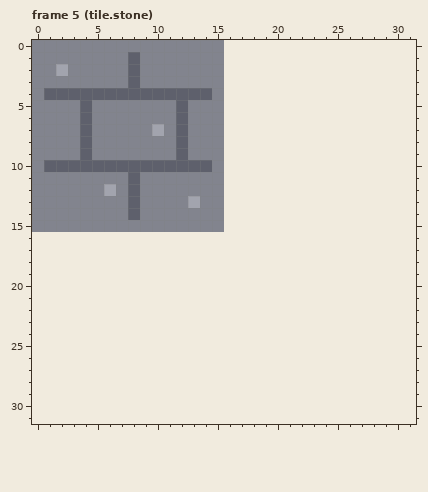
Two versions of one pixel-art file, build/aseprite/tiles.aseprite. Above: the version before the commit.
16x16 pixels, 5 frames. Shown: frame 5 (tile.stone). The old version is drawn lined up with the new one, on the new canvas. The commit also changed other frames, which this record leaves out.
Once edited:
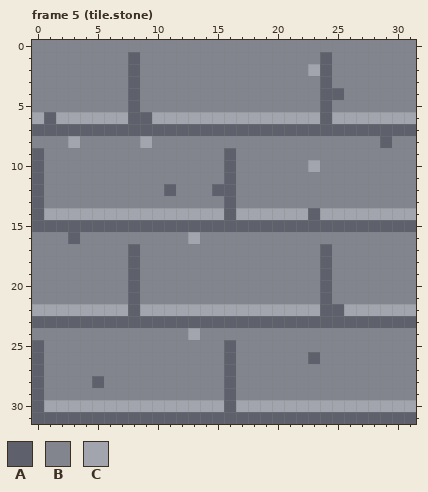
Palette (. is transparent): A #5e606c  B #82848e  C #a2a4ae
Difference:
canvas 16x16 -> 32x32
Frame 5 (tile.stone):
Colour A now appears in rows 1 to 3 at x 24; in row 4 at x 24 to 25; in rows 5 to 6 at x 24; in row 7 at x 16 to 31; in row 8 at x 29; in rows 9 to 13 at x 16.
Colour A now appears in row 14 at x 16 and 23; in row 15 at x 16 to 31; in row 16 at x 3; in rows 17 to 21 at x 8 and 24; in row 22 at x 8 and 24 to 25; in row 23 at x 0 to 31.
Colour A now appears in row 25 at x 0 and 16; in row 26 at x 0, 16 and 23; in row 27 at x 0 and 16; in row 28 at x 0, 5 and 16; in rows 29 to 30 at x 0 and 16; in row 31 at x 0 to 31.
The author changed colour B to colour A in row 5 at x 8; in row 6 at x 1 and 8 to 9; in row 7 at x 0 to 3, 5 to 9, 11 and 13 to 15; in rows 9 to 11 at x 0; in row 12 at x 0, 11 and 15; in rows 13 to 14 at x 0.
The author changed colour B to colour A in row 15 at x 0 to 15.
The author changed colour C to colour A in row 7 at x 10.
Colour B now appears in row 0 at x 16 to 31; in row 1 at x 16 to 23 and 25 to 31; in row 2 at x 16 to 22 and 25 to 31; in row 3 at x 16 to 23 and 25 to 31; in row 4 at x 16 to 23 and 26 to 31; in row 5 at x 16 to 23 and 25 to 31.
Colour B now appears in row 8 at x 16 to 28 and 30 to 31; in row 9 at x 17 to 31; in row 10 at x 17 to 22 and 24 to 31; in rows 11 to 13 at x 17 to 31; in row 16 at x 0 to 2, 4 to 12 and 14 to 31; in rows 17 to 21 at x 0 to 7, 9 to 23 and 25 to 31.
Colour B now appears in row 24 at x 0 to 12 and 14 to 31; in row 25 at x 1 to 15 and 17 to 31; in row 26 at x 1 to 15, 17 to 22 and 24 to 31; in row 27 at x 1 to 15 and 17 to 31; in row 28 at x 1 to 4, 6 to 15 and 17 to 31; in row 29 at x 1 to 15 and 17 to 31.
The author changed colour A to colour B in row 4 at x 1 to 7 and 9 to 14; in row 5 at x 4 and 12; in rows 8 to 9 at x 4 and 12; in row 10 at x 1 to 14; in rows 11 to 13 at x 8.
The author changed colour C to colour B in row 2 at x 2; in row 12 at x 6; in row 13 at x 13.
Colour C now appears in row 2 at x 23; in row 6 at x 16 to 23 and 25 to 31; in row 10 at x 23; in row 14 at x 17 to 22 and 24 to 31; in row 16 at x 13; in row 22 at x 0 to 7, 9 to 23 and 26 to 31.
Colour C now appears in row 24 at x 13; in row 30 at x 1 to 15 and 17 to 31.
The author changed colour A to colour C in row 6 at x 4 and 12; in row 14 at x 8.
The author changed colour B to colour C in row 6 at x 0, 2 to 3, 5 to 7, 10 to 11 and 13 to 15; in row 8 at x 3 and 9; in row 14 at x 1 to 7 and 9 to 15.
Where, in picture pixels (left, top, right, bottom), the same in both pictures:
changed: (32, 40, 416, 424)
